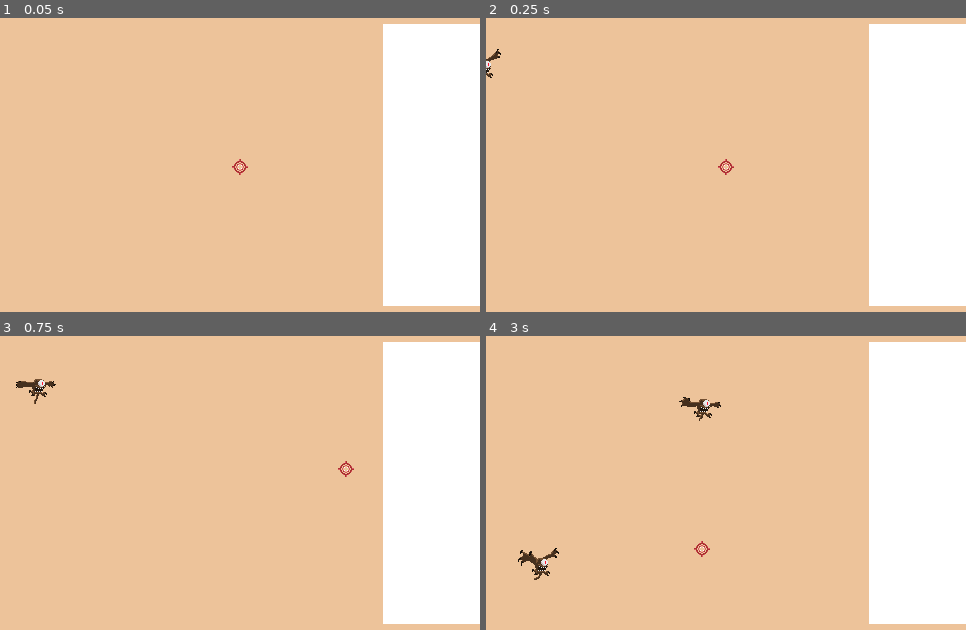
Above: before the commit, frames 1-4 (two rows, left to right).
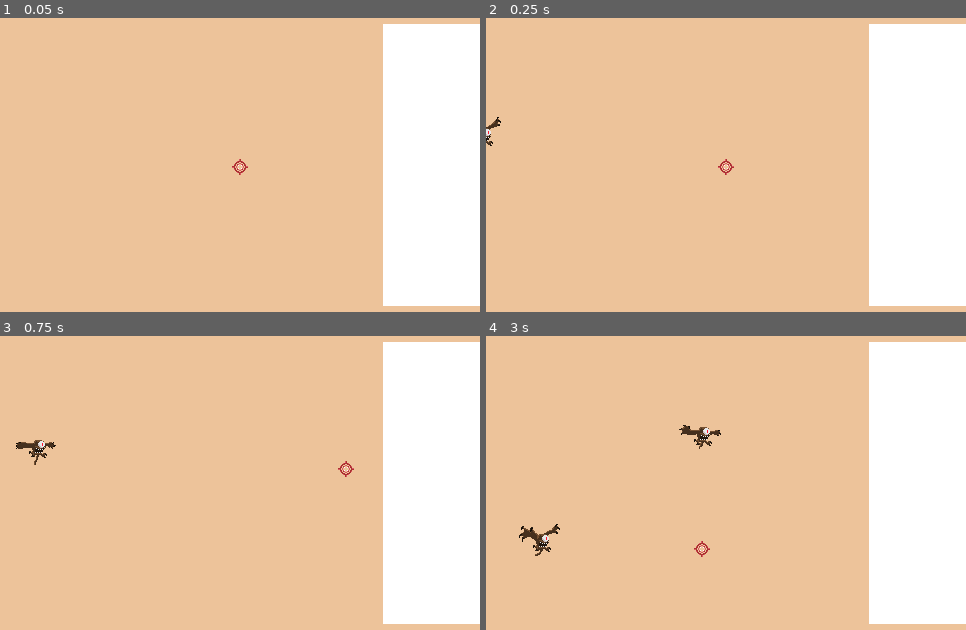
Above: after the commit, the same moments.

Repository: rledford/sth-clone-godot
Game: Godot game, scene res://main.tscn
Same seed, same stepped clock (60 frames per second), same inputs: the game is played once before the commit and once after it.
Inputs (mouse positions are in pixels of both pictures, inside the frame that each line leads up to):
- Up to frame 1 (0.05 s): no input
- Up to frame 2 (0.25 s): no input
- Up to frame 3 (0.75 s): move the mouse to (345, 468) at 0.52 s; click (345, 468) at 0.67 s
- Up to frame 4 (3 s): move the mouse to (630, 500) at 1.27 s; click (630, 500) at 1.42 s; move the mouse to (774, 415) at 2.02 s; click (774, 415) at 2.17 s; move the mouse to (702, 547) at 2.77 s; click (702, 547) at 2.92 s

Frame 1 is identical in both runs. In frame 2, 0.2% of the frame differs, in the area x 0-4%, y 10-44%; in frame 3, 0.5%; in frame 4, 1.2%, in the area x 6-49%, y 20-83%.

Commit message:
chore: Address debug warnings for unused and shadowed vars.

Diff:
--- a/enemy/enemy.gd
+++ b/enemy/enemy.gd
@@ -20,7 +20,7 @@
 	)
 	return Vector2(rand_x, rand_y)
 
-func _handle_hit(damage: float) -> void:
+func _handle_hit(_amount: float) -> void:
 	print("_handle_hit not implemented")
 
 func _enter_tree() -> void:
--- a/enemy/enemy_spawn.gd
+++ b/enemy/enemy_spawn.gd
@@ -11,7 +11,7 @@
 	var size: Vector2 = area.shape.get_rect().size
 
 	var rand_x = area.global_position.x
-	var rand_y = randi_range(
+	var rand_y = randf_range(
 		area.global_position.y - (size.y * 0.5),
 		area.global_position.y + (size.y * 0.5)
 	)
--- a/enemy/flying_eye/flying_eye.gd
+++ b/enemy/flying_eye/flying_eye.gd
@@ -20,7 +20,7 @@
 		return
 	anim.play("fly")
 
-func idle_state_update(delta: float):
+func idle_state_update(_delta: float):
 	if has_valid_attack_position():
 		return fsm.change_state("search")
 	attack_position = _get_attack_position()
@@ -28,7 +28,7 @@
 func search_state_enter():
 	anim.play("fly")
 
-func search_state_update(delta: float):
+func search_state_update(_delta: float):
 	if collider.global_position.distance_to(attack_position) > 10:
 		velocity = (attack_position - collider.global_position).normalized() * speed
 		move_and_slide()
@@ -71,14 +71,14 @@
 
 	fsm.change_state("idle")
 
-func _handle_hit(damage: float) -> void:
-	hp -= damage
+func _handle_hit(_amount: float) -> void:
+	hp -= _amount
 	if hp <= 0:
 		fsm.change_state("death")
 
 
-func _on_area_2d_area_entered(area: Area2D) -> void:
+func _on_area_2d_area_entered(_area: Area2D) -> void:
 	fsm.change_state("attack")
 
-func _on_area_2d_area_exited(area: Area2D) -> void:
+func _on_area_2d_area_exited(_area: Area2D) -> void:
 	fsm.change_state("idle")
--- a/player/player.gd
+++ b/player/player.gd
@@ -18,13 +18,13 @@
 	if fire_timer > 0:
 		fire_timer -= delta
 
-func _physics_process(delta: float) -> void:
+func _physics_process(_delta: float) -> void:
 	if Input.is_mouse_button_pressed(MOUSE_BUTTON_LEFT) and can_fire():
 		var enemies = area_2d.get_overlapping_bodies()
 		enemies.sort_custom(y_sort)
 		for i in range(len(enemies)):
 			if enemies[i] is Enemy:
-				enemies[i].hit.emit(1.0)
+				enemies[i].hit.emit(damage)
 			if i >= pierce_limit:
 				break
 
@@ -33,5 +33,5 @@
 func can_fire() -> bool:
 	return fire_timer <= 0
 
-func _handle_player_hit(damage: float) -> void:
-	print("hit player for ", damage)
+func _handle_player_hit(amount: float) -> void:
+	print("hit player for ", amount)
